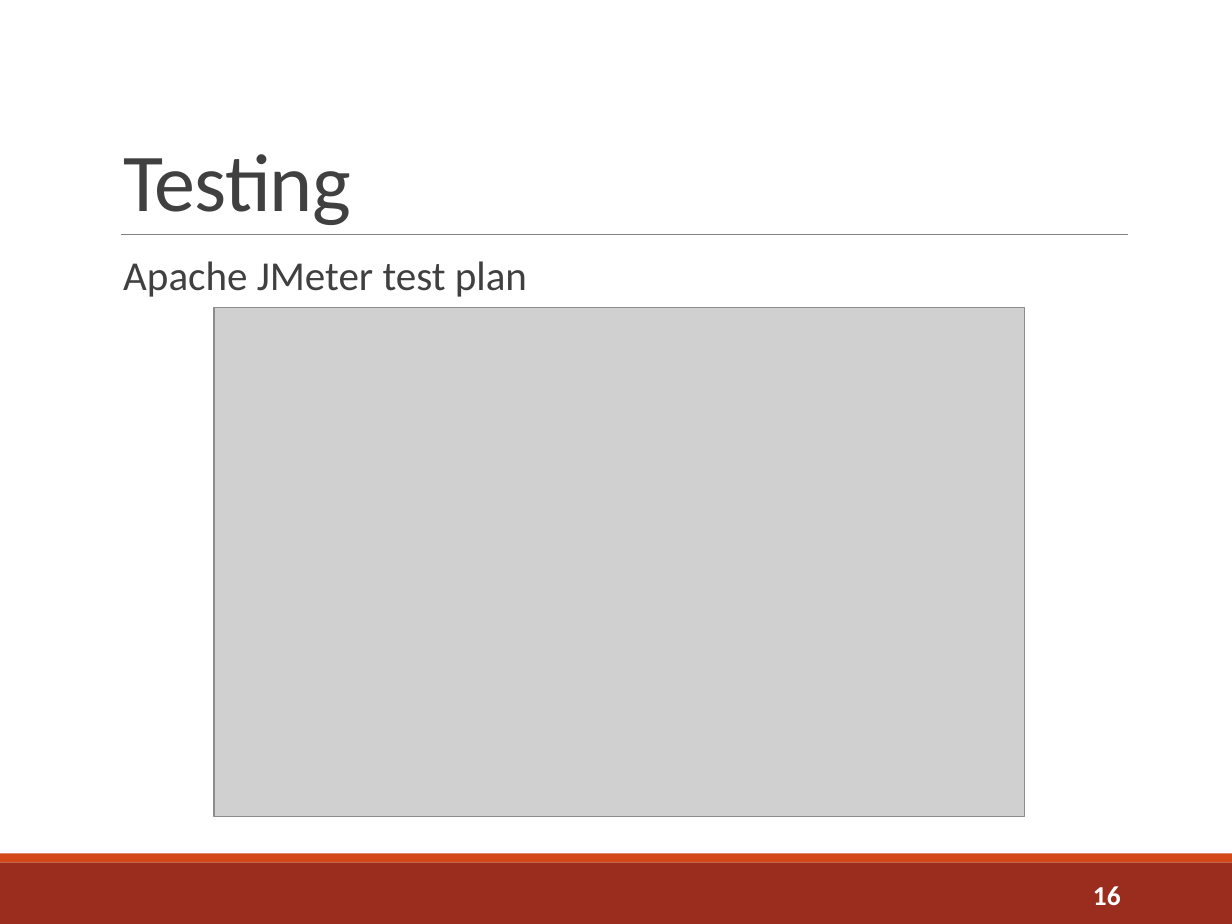
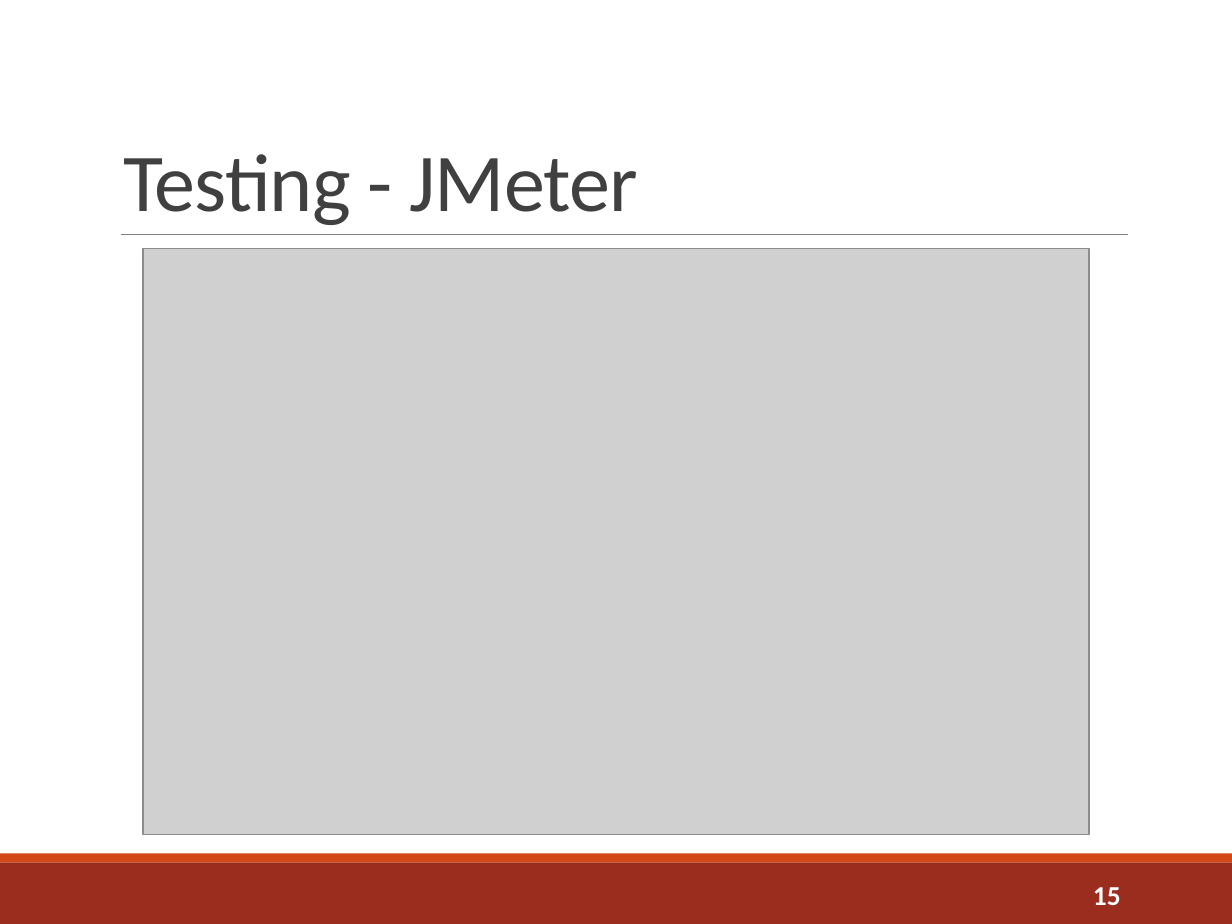
Before and after one commit to sshephard2/skewed-modelling, a slide deck: slide 15 of Presentation/Performance modelling of skewed demand in complex systems.pptx (slide 16 before the commit). Drawn at 1232x924 pixels with LibreOffice and Linux fonts; fonts in the diff are those of the drawing; grey boxes stand for pictures. Boxes give left, top, right and bottom in pixels: in the first picture for what was removed or moved away, otherwise in the second. Text is boxed around its words. In the diff, an @@ line names an element or a change of style, - is before the commit and + after.

```diff
--- a/Presentation/Performance modelling of skewed demand in complex systems.pptx
+++ b/Presentation/Performance modelling of skewed demand in complex systems.pptx
@@ title at [123,154,639,225]: text changed @@
-Testing
+Testing - JMeter
@@ text removed at [123,261,527,297] @@
-  Apache JMeter test plan
@@ picture: place and size @@
-picture at [214,308,1025,817]
+picture at [143,249,1089,835]
@@ page number at [1093,887,1121,905]: text changed @@
-16
+15
```
Also in this commit, not shown: 5 other slides changed, 2 slides added, 2 slides removed.
